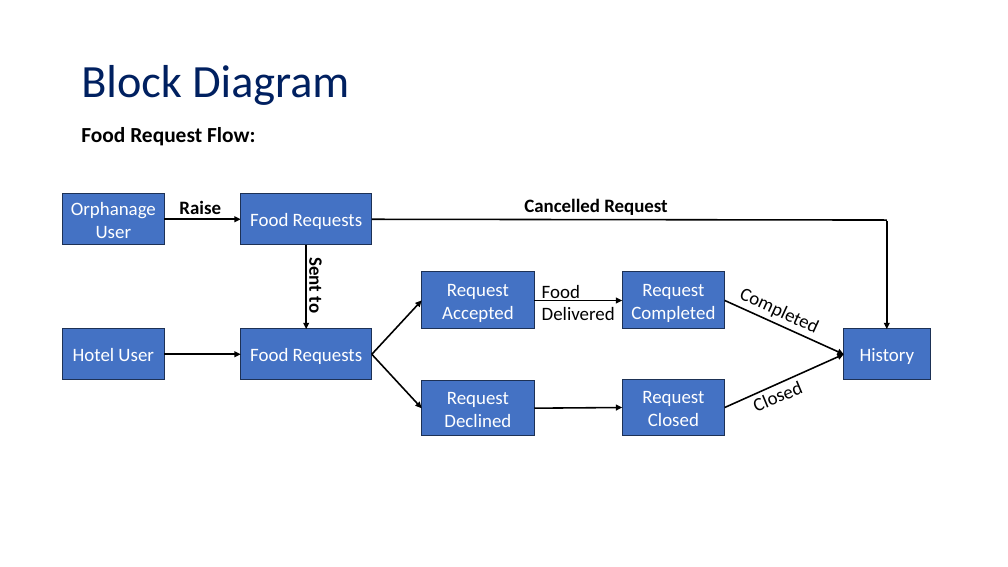
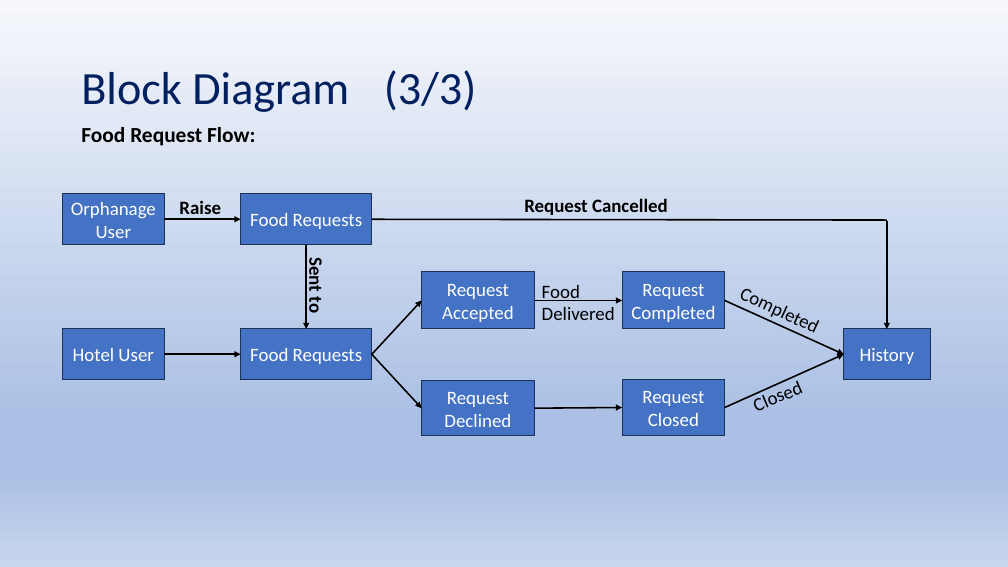
Before and after one commit to Sriram-V-99/MCA-Project-, a slide deck: slide 12 of FoodBridge_v02.pptx. Drawn at 1008x567 pixels with LibreOffice and Linux fonts; fonts in the diff are those of the drawing. Boxes give left, top, right and bottom in pixels: in the first picture for what was removed or moved away, otherwise in the second. Text is boxed around its words. In the diff, an @@ line names an element or a change of style, - is before the commit and + after.

```diff
--- a/FoodBridge_v02.pptx
+++ b/FoodBridge_v02.pptx
@@ background #FFFFFF to gradient #F6F8FC to #ABC0E4 to #C7D5ED @@
@@ title at <box>81,70,477,112</box>: text changed @@
-Block Diagram
+Block Diagram (3/3)
@@ text at <box>524,198,668,215</box>: text changed @@
-Cancelled Request
+Request Cancelled
```
Also in this commit, not shown: 14 other slides changed, 1 slide added.
